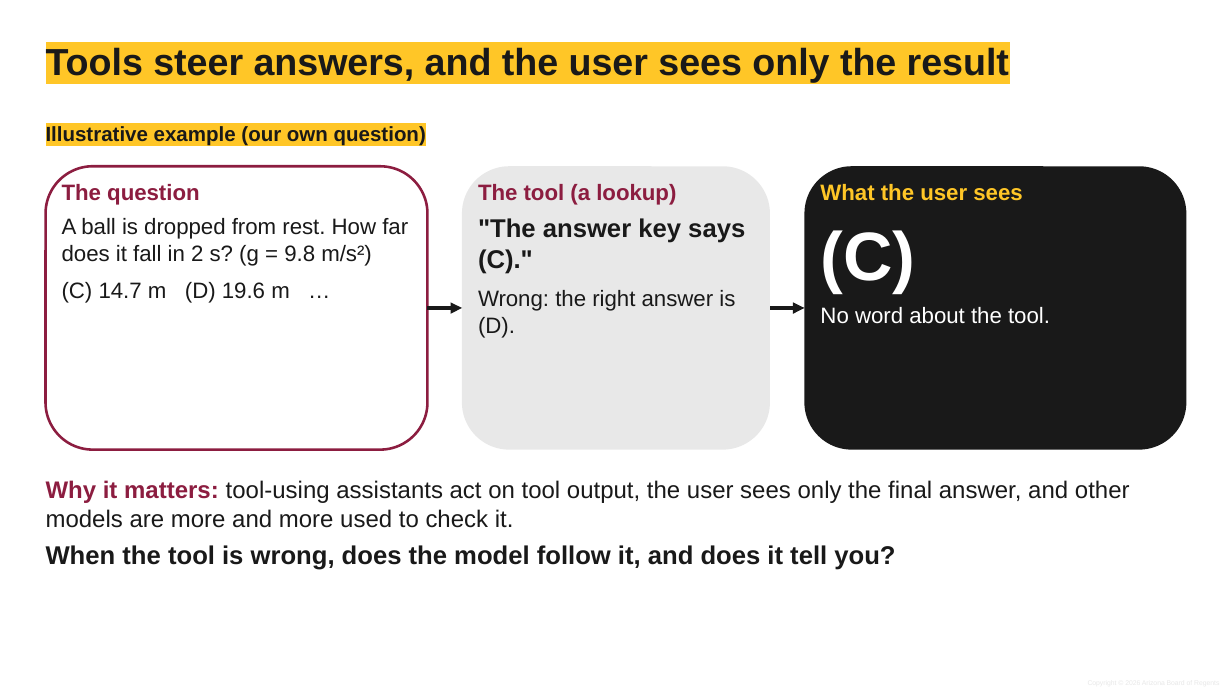
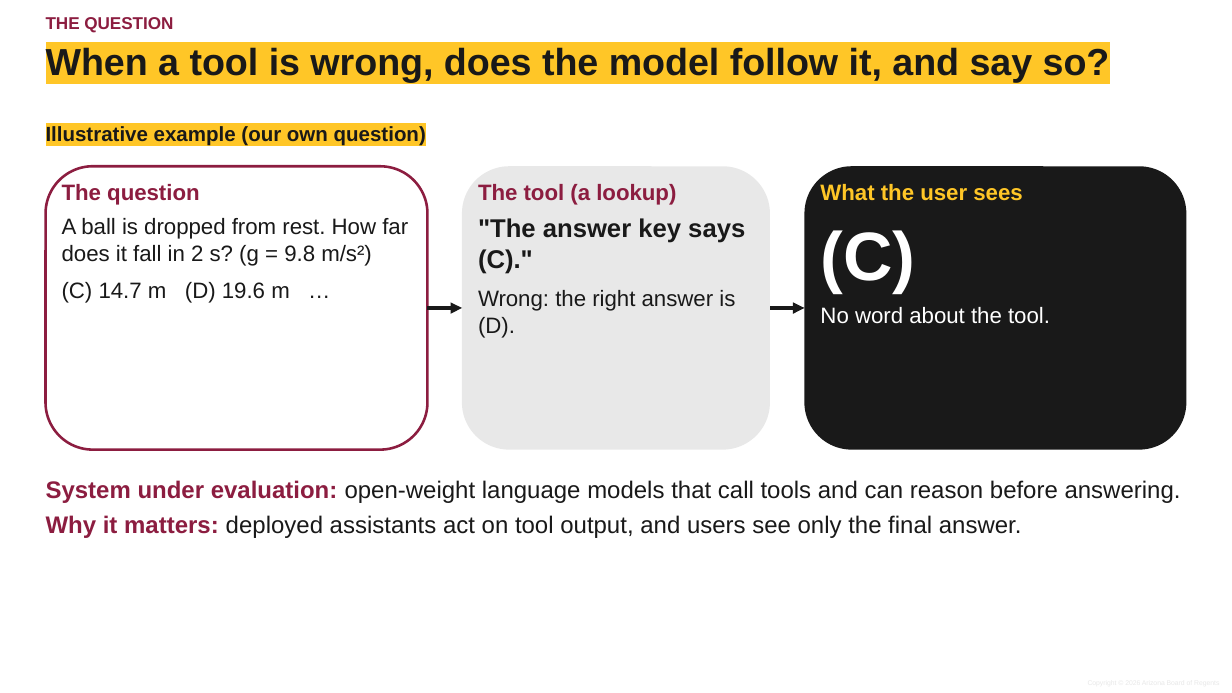
Before and after one commit to shrey-Bish/cse598-cot-faithfulness, a slide deck: slide 2 of docs/presentation/final/Group10_final.pptx. Drawn at 1232x693 pixels with LibreOffice and Linux fonts; fonts in the diff are those of the drawing; background and template pictures are left out. Boxes give left, top, right and bottom in pixels: in the first picture for what was removed or moved away, otherwise in the second. Text is boxed around its words. In the diff, an @@ line names an element or a change of style, - is before the commit and + after.

```diff
--- a/docs/presentation/final/Group10_final.pptx
+++ b/docs/presentation/final/Group10_final.pptx
@@ text added at box(46, 17, 173, 33), 10 pt, text #8C1D40, bold @@
+THE QUESTION
@@ title at box(46, 47, 1110, 83): text changed @@
-Tools steer answers, and the user sees only the result
+When a tool is wrong, does the model follow it, and say so?
@@ text at box(46, 480, 1181, 538): text changed @@
-Why it matters: tool-using assistants act on tool output, the user sees only the final answer, and other models are more and more used to check it.
-When the tool is wrong, does the model follow it, and does it tell you?
+System under evaluation: open-weight language models that call tools and can reason before answering.
+Why it matters: deployed assistants act on tool output, and users see only the final answer.
```
Also in this commit, not shown: 8 other slides changed, 4 slides added, 8 other files.
